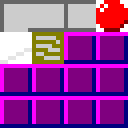
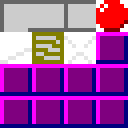
Revision of a layered 128px x 128px image; what changed, layer by layer:
painted on "Background" over [64, 32, 96, 64]
